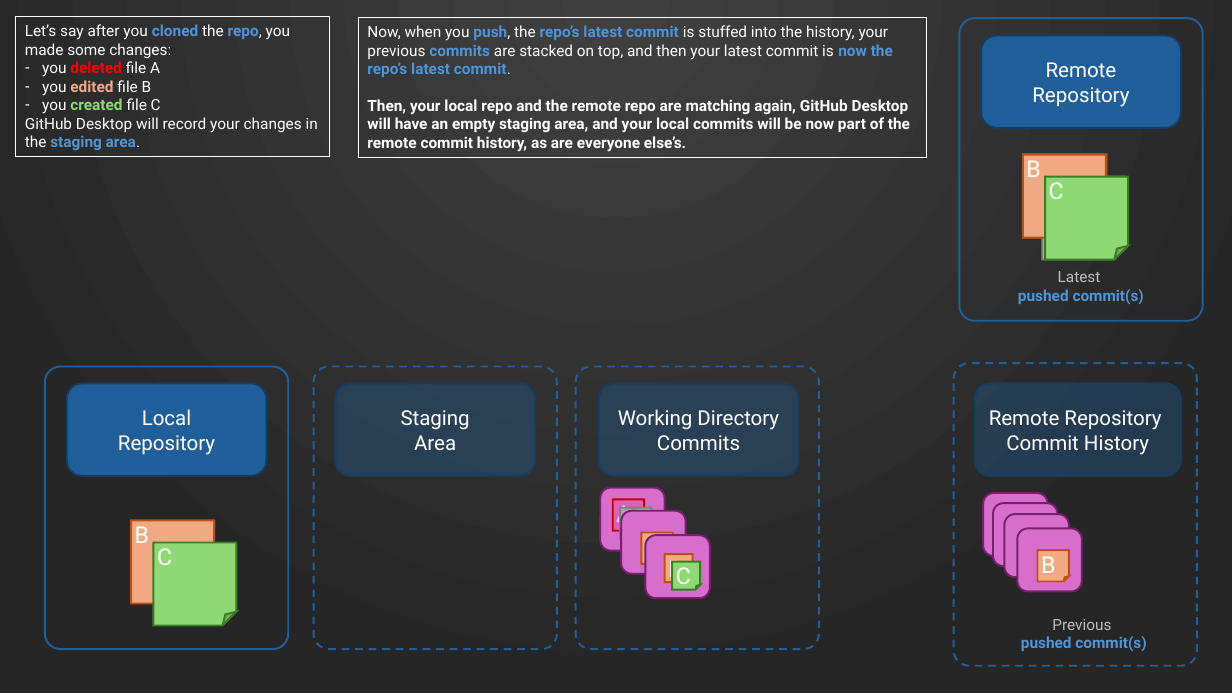
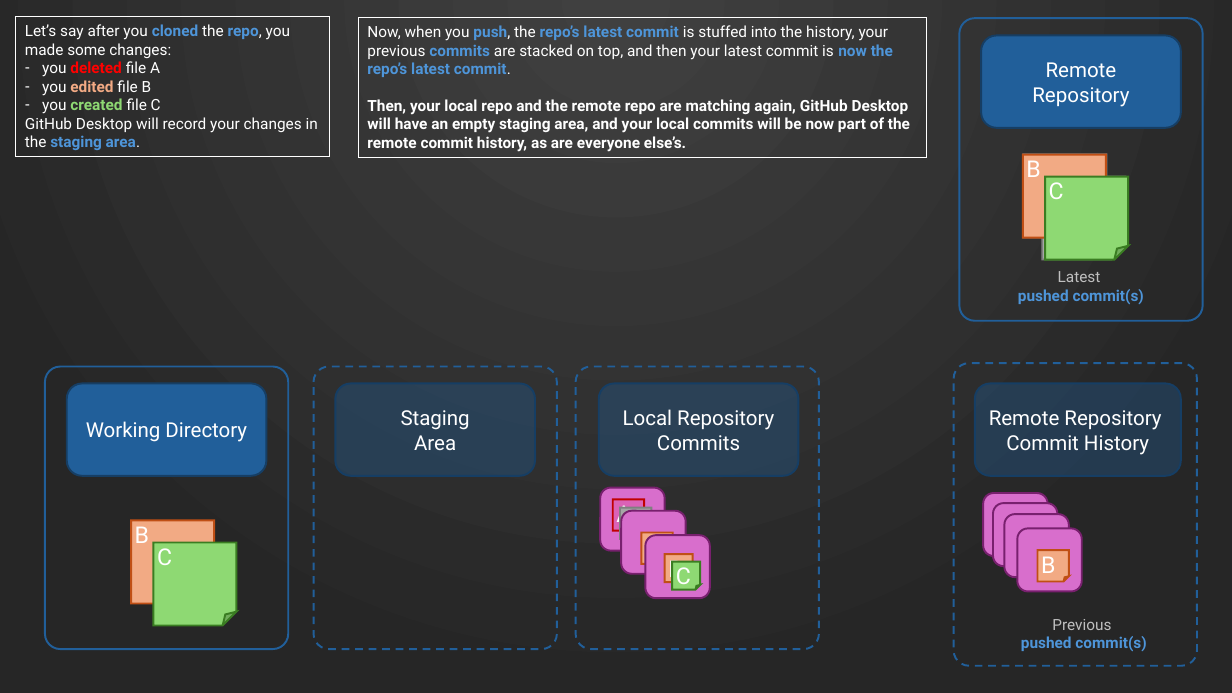
Before and after one commit to bu-teamh/GSP-Art-Collection, a slide deck: slide 17 of Samuel/GitHub Bible Master.pptx. Drawn at 1232x693 pixels with LibreOffice and Linux fonts; fonts in the diff are those of the drawing. Boxes give left, top, right and bottom in pixels: in the first picture for what was removed or moved away, otherwise in the second. Text is boxed around its words. In the diff, an @@ line names an element or a change of style, - is before the commit and + after.

```diff
--- a/Samuel/GitHub Bible Master.pptx
+++ b/Samuel/GitHub Bible Master.pptx
@@ text in rounded rectangle at [623, 409, 774, 450]: text changed @@
-Working Directory Commits
+Local Repository Commits
@@ text in rounded rectangle at [86, 421, 247, 442]: text changed @@
-Local
-Repository
+Working Directory
```
Also in this commit, not shown: 3 other slides changed, 1 slide added.
